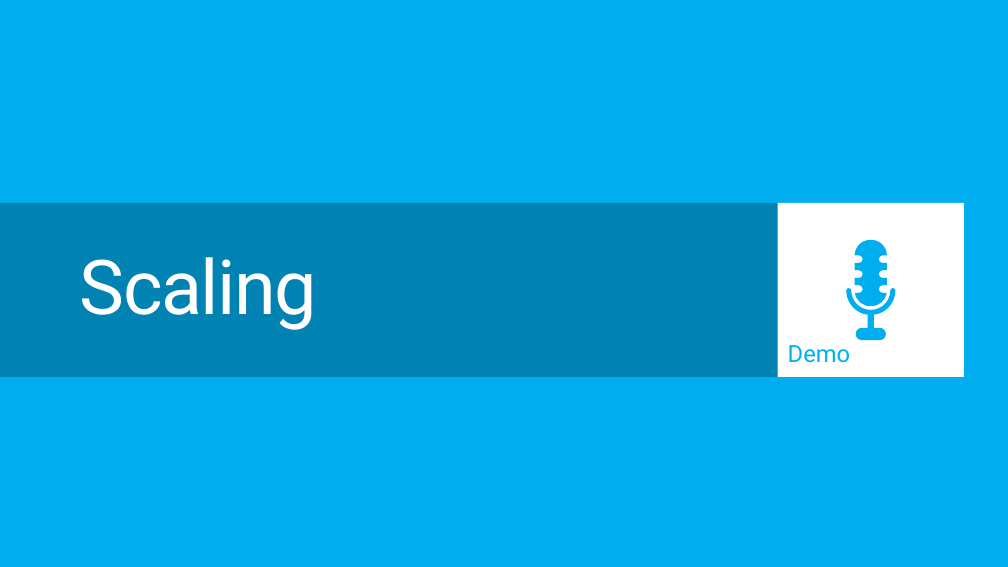
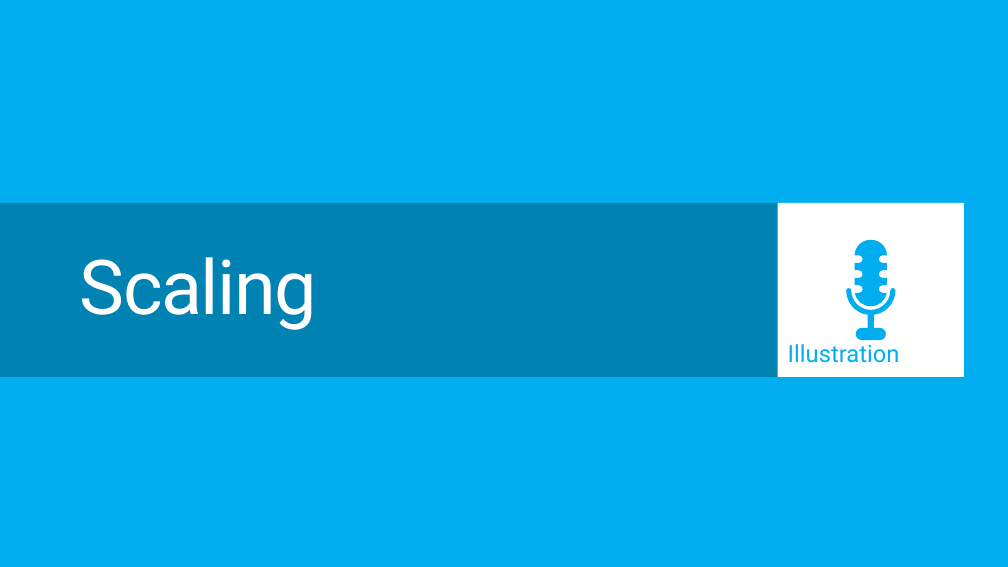
Before and after one commit to MSRConnections/Azure-training-course, a slide deck: slide 13 of Day 1/2. HOL WindowsAzure Web Sites/Windows Azure Websites.pptx. Drawn at 1008x567 pixels with LibreOffice and Linux fonts; fonts in the diff are those of the drawing. Boxes give left, top, right and bottom in pixels: in the first picture for what was removed or moved away, otherwise in the second. Text is boxed around its words. In the diff, an @@ line names an element or a change of style, - is before the commit and + after.

```diff
--- a/Day 1/2. HOL WindowsAzure Web Sites/Windows Azure Websites.pptx
+++ b/Day 1/2. HOL WindowsAzure Web Sites/Windows Azure Websites.pptx
@@ text in rectangle at [788, 344, 900, 363]: text changed @@
-Demo
+Illustration
```
Also in this commit, not shown: 3 other files.
